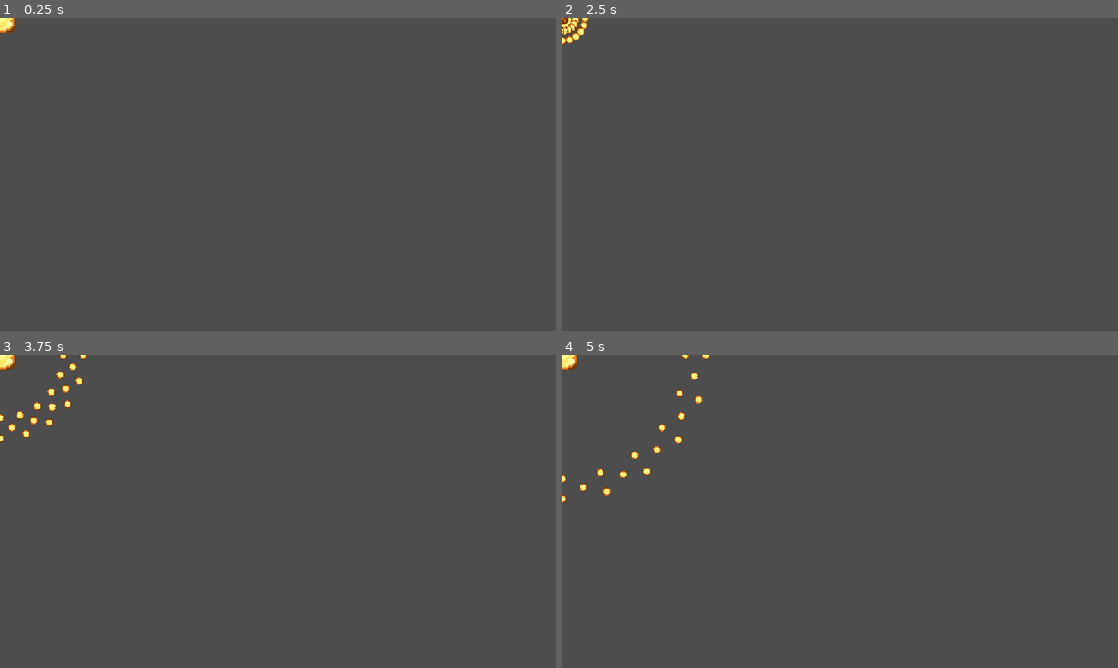
Above: before the commit, frames 1-4 (two rows, left to right).
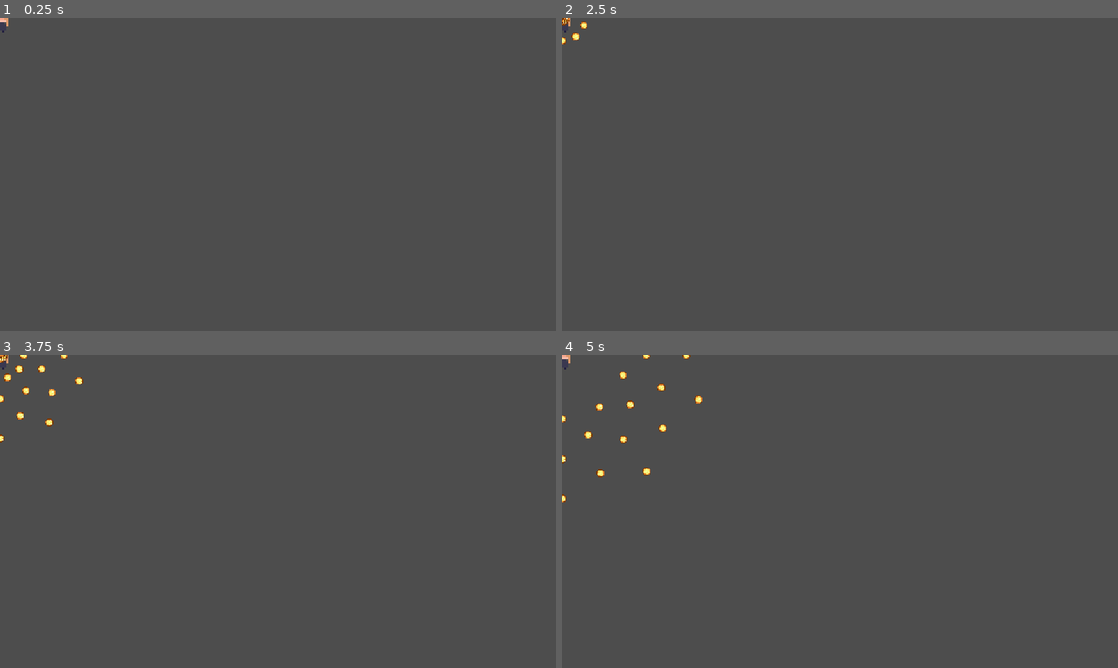
Above: after the commit, the same moments.

Repository: Ena-ki/Buglike
Game: Godot game, scene res://scenes/boss/boss.tscn
Two runs of this game, one before a commit and one after it. Both use one fixed random seed, a clock stepped at 60 frames per second and the inputs below. The project has no main scene, so this scene is started directly.
Inputs:
- Up to frame 1 (0.25 s): no input
- Up to frame 2 (2.5 s): tap Enter (ui_accept) at 0.5, 0.77, 1.25, 1.52, 2 s
- Up to frame 3 (3.75 s): tap Enter (ui_accept) at 3.02 s
- Up to frame 4 (5 s): tap Enter (ui_accept) at 3.77, 4.52 s

The runs differ from the first frame. In frame 1, 0.1% of the frame differs, in the area x 0-3%, y 0-5%; in frame 2, 0.2%; in frame 3, 0.6%; in frame 4, 0.7%, in the area x 0-27%, y 0-45%.

Commit message:
small change to boss ability system

Diff:
--- /dev/null
+++ b/res/sprite frames/witch.tres
@@ -0,0 +1,53 @@
+[gd_resource type="SpriteFrames" load_steps=8 format=3 uid="uid://cy3jto5il1dxk"]
+
+[ext_resource type="Texture2D" uid="uid://4fv13ol4od6j" path="res://res/textures/9bd650d1c6a256a0.png" id="1_sd0bi"]
+
+[sub_resource type="AtlasTexture" id="AtlasTexture_xtbru"]
+atlas = ExtResource("1_sd0bi")
+region = Rect2(0, 0, 16, 16)
+
+[sub_resource type="AtlasTexture" id="AtlasTexture_fikjs"]
+atlas = ExtResource("1_sd0bi")
+region = Rect2(16, 0, 16, 16)
+
+[sub_resource type="AtlasTexture" id="AtlasTexture_mgwjd"]
+atlas = ExtResource("1_sd0bi")
+region = Rect2(32, 0, 16, 16)
+
+[sub_resource type="AtlasTexture" id="AtlasTexture_20nm0"]
+atlas = ExtResource("1_sd0bi")
+region = Rect2(0, 16, 16, 16)
+
+[sub_resource type="AtlasTexture" id="AtlasTexture_o7wgm"]
+atlas = ExtResource("1_sd0bi")
+region = Rect2(16, 16, 16, 16)
+
+[sub_resource type="AtlasTexture" id="AtlasTexture_ex6le"]
+atlas = ExtResource("1_sd0bi")
+region = Rect2(32, 16, 16, 16)
+
+[resource]
+animations = [{
+"frames": [{
+"duration": 1.0,
+"texture": SubResource("AtlasTexture_xtbru")
+}, {
+"duration": 1.0,
+"texture": SubResource("AtlasTexture_fikjs")
+}, {
+"duration": 1.0,
+"texture": SubResource("AtlasTexture_mgwjd")
+}, {
+"duration": 1.0,
+"texture": SubResource("AtlasTexture_20nm0")
+}, {
+"duration": 1.0,
+"texture": SubResource("AtlasTexture_o7wgm")
+}, {
+"duration": 1.0,
+"texture": SubResource("AtlasTexture_ex6le")
+}],
+"loop": true,
+"name": &"default",
+"speed": 5.0
+}]
--- a/scenes/boss/abilities/boss_ability_1.tscn
+++ b/scenes/boss/abilities/boss_ability_1.tscn
@@ -4,6 +4,3 @@
 
 [node name="BossAbility1" type="Node2D"]
 script = ExtResource("1_vqmk8")
-
-[node name="Timer" type="Timer" parent="."]
-wait_time = 0.3
--- a/scenes/boss/boss.tscn
+++ b/scenes/boss/boss.tscn
@@ -1,20 +1,9 @@
-[gd_scene load_steps=7 format=3 uid="uid://n12dsxsgx66h"]
+[gd_scene load_steps=6 format=3 uid="uid://n12dsxsgx66h"]
 
 [ext_resource type="Script" uid="uid://dkbqv64fktoa1" path="res://scripts/boss/boss.gd" id="1_8ftqf"]
-[ext_resource type="Texture2D" uid="uid://w0aweg2mf3o2" path="res://res/textures/fireball.png.png" id="2_atjq5"]
+[ext_resource type="SpriteFrames" uid="uid://cy3jto5il1dxk" path="res://res/sprite frames/witch.tres" id="2_0xsra"]
 [ext_resource type="PackedScene" uid="uid://cwipyu427rfsp" path="res://scenes/boss/abilities/boss_ability_1.tscn" id="3_atjq5"]
 [ext_resource type="PackedScene" uid="uid://xkne41ida8tp" path="res://scenes/boss/abilities/attacks/enemy_bullet.tscn" id="4_0xsra"]
-
-[sub_resource type="SpriteFrames" id="SpriteFrames_0xsra"]
-animations = [{
-"frames": [{
-"duration": 1.0,
-"texture": ExtResource("2_atjq5")
-}],
-"loop": true,
-"name": &"default",
-"speed": 5.0
-}]
 
 [sub_resource type="CircleShape2D" id="CircleShape2D_iva7r"]
 radius = 31.1448
@@ -26,9 +15,11 @@
 
 [node name="AnimatedSprite2D" type="AnimatedSprite2D" parent="."]
 scale = Vector2(4, 4)
-sprite_frames = SubResource("SpriteFrames_0xsra")
+sprite_frames = ExtResource("2_0xsra")
+frame_progress = 0.324774
 
 [node name="CollisionShape2D" type="CollisionShape2D" parent="."]
+visible = false
 shape = SubResource("CircleShape2D_iva7r")
 
 [node name="BossAbility1" parent="." instance=ExtResource("3_atjq5")]
--- a/scenes/levels/level_1.tscn
+++ b/scenes/levels/level_1.tscn
@@ -1,7 +1,6 @@
-[gd_scene load_steps=3 format=4 uid="uid://bx2nloye6f0vx"]
+[gd_scene load_steps=2 format=4 uid="uid://bx2nloye6f0vx"]
 
 [ext_resource type="TileSet" uid="uid://c4cfirdwuhs1" path="res://res/tile sets/tileset.tres" id="1_ksju7"]
-[ext_resource type="PackedScene" uid="uid://n12dsxsgx66h" path="res://scenes/boss/boss.tscn" id="2_6iamk"]
 
 [node name="Level1" type="Node2D"]
 
@@ -12,6 +11,3 @@
 [node name="fence" type="TileMapLayer" parent="."]
 tile_map_data = PackedByteArray("AAAXABwAAAAJAAMAAAAWABwAAAAJAAMAAAAVABwAAAAJAAMAAAAUABwAAAAJAAMAAAATABwAAAAJAAMAAAASAB …(2064 unchanged characters)…
 tile_set = ExtResource("1_ksju7")
-
-[node name="Boss" parent="." instance=ExtResource("2_6iamk")]
-position = Vector2(310, 253)
--- a/scripts/boss/abilities/attacks/enemy_bullet.gd
+++ b/scripts/boss/abilities/attacks/enemy_bullet.gd
@@ -10,3 +10,5 @@
     if body is Player :
         body.damage(damage)
         queue_free()
+    elif body is TileMapLayer:
+        queue_free()
--- a/scripts/boss/abilities/boss_ability_1.gd
+++ b/scripts/boss/abilities/boss_ability_1.gd
@@ -2,7 +2,9 @@
 
 @export var projectile_scene : PackedScene
 
-var wave_density := 20
+var wave_density := 10.0
+var time_between_waves := 0.4
+var wave_amount := 5
 
 
 func execute() -> float:
@@ -11,7 +13,7 @@
 
 
 func execute_deferred():
-  for i in range(3):
+  for i in range(wave_amount):
     for j in range(wave_density):
       var projectile_instance = projectile_scene.instantiate()
       get_tree().current_scene.add_child(projectile_instance)
@@ -21,4 +23,4 @@
       10,
       100.0,
       3.0)
-    await get_tree().create_timer(0.2).timeout
+    await get_tree().create_timer(time_between_waves).timeout
--- a/scripts/boss/boss.gd
+++ b/scripts/boss/boss.gd
@@ -10,4 +10,3 @@
     attack_cooldown += abilities[randi_range(0,abilities.size()-1)].execute()
   else:
     attack_cooldown -= delta
-  print(attack_cooldown)
Binary file added: res/textures/9bd650d1c6a256a0.png
Not shown, added: res/textures/9bd650d1c6a256a0.png.import
